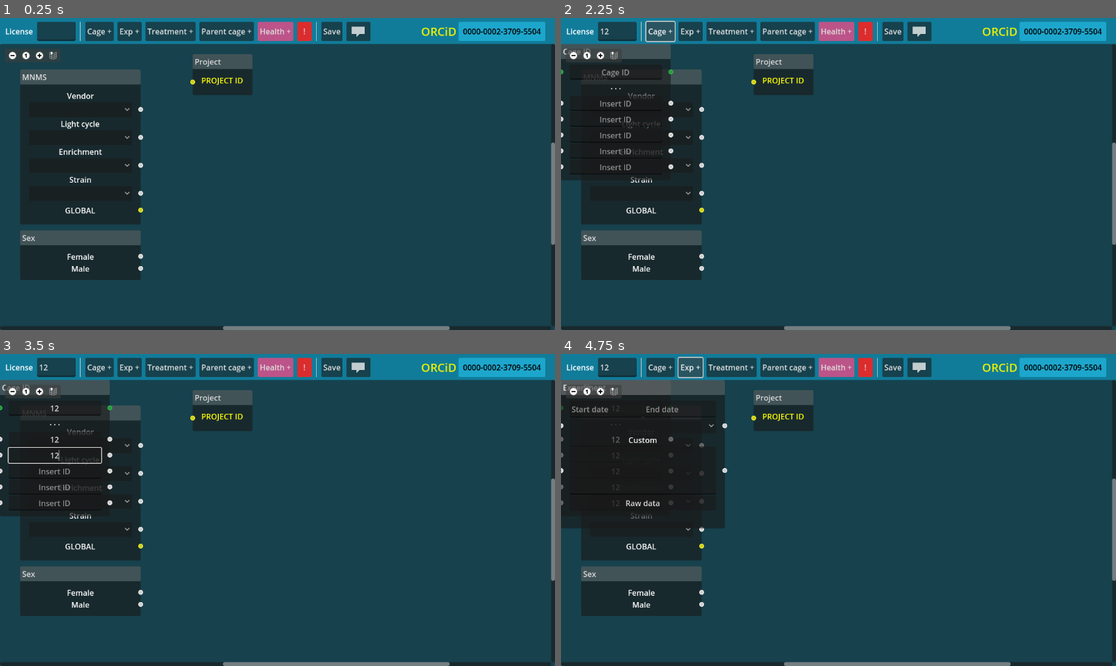
Above: before the commit, frames 1-4 (two rows, left to right).
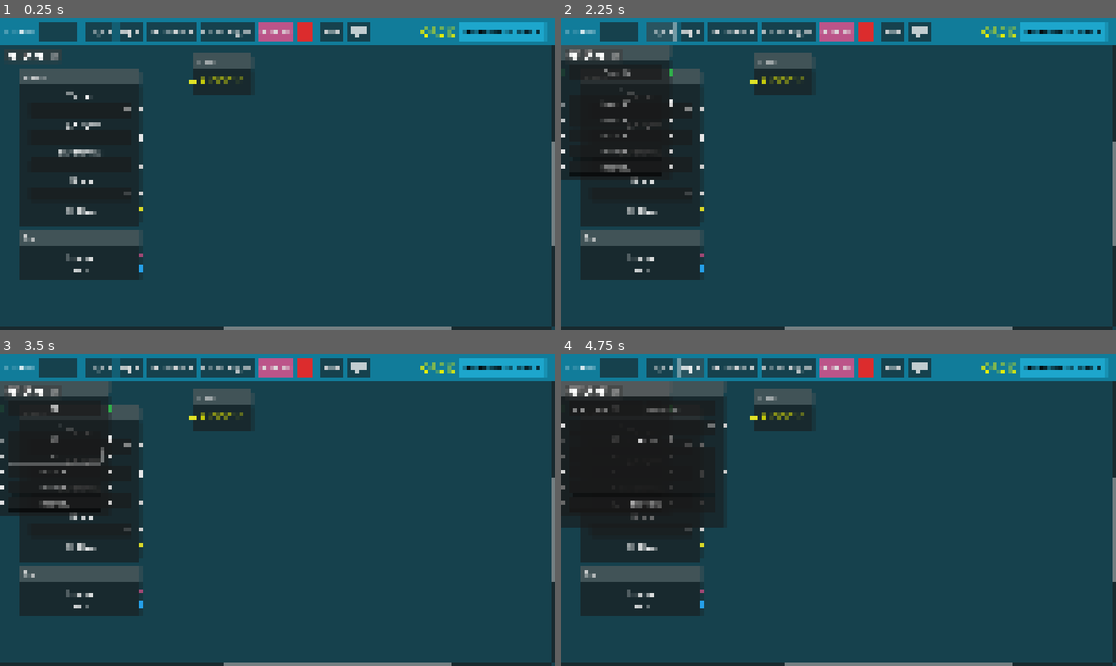
Above: after the commit, the same moments.

Repository: sciple/metadata-app
Game: Godot game, scene res://main.tscn
Two runs of this game, one before a commit and one after it. Both use one fixed random seed, a clock stepped at 60 frames per second and the inputs below.
Inputs (mouse positions are in pixels of both pictures, inside the frame that each line leads up to):
- Up to frame 1 (0.25 s): no input
- Up to frame 2 (2.25 s): click (616, 30) at 0.52 s; type "12" at 0.6 s; click "Save" at 1.25 s; click "Cage +" at 2 s
- Up to frame 3 (3.5 s): click (55, 407) at 2.77 s; type "12" at 2.85 s; click (55, 438) at 3 s; type "12" at 3.08 s; click (55, 453) at 3.23 s; type "12" at 3.32 s
- Up to frame 4 (4.75 s): click (616, 472) at 3.52 s; type "12" at 3.6 s; click (616, 488) at 3.75 s; type "12" at 3.83 s; click (616, 503) at 3.98 s; type "12" at 4.07 s; click "Exp +" at 4.25 s

The runs differ from the first frame. In frame 1, 3.6% of the frame differs, in the area x 0-100%, y 1-100%; in frame 2, 3.9%; in frame 3, 3.9%; in frame 4, 3.7%.

Commit message:
get node names from within node: experimental

Diff:
--- /dev/null
+++ b/cage/cage.gd
@@ -0,0 +1,9 @@
+extends GraphNode
+
+
+# Called when the node enters the scene tree for the first time.
+func _ready():
+	pass # Replace with function body.
+
+func report():
+	print("report!!")
--- a/cage/cage.tscn
+++ b/cage/cage.tscn
@@ -1,4 +1,6 @@
-[gd_scene format=3 uid="uid://bq86cbc0fq3fp"]
+[gd_scene load_steps=2 format=3 uid="uid://bq86cbc0fq3fp"]
+
+[ext_resource type="Script" path="res://cage/cage.gd" id="1_7xcuj"]
 
 [node name="cage" type="GraphNode"]
 offset_right = 228.0
@@ -67,6 +69,7 @@
 slot/6/right_color = Color(1, 1, 1, 1)
 slot/6/right_icon = null
 slot/6/draw_stylebox = true
+script = ExtResource("1_7xcuj")
 
 [node name="LineEdit6" type="LineEdit" parent="."]
 layout_mode = 2
--- a/main.gd
+++ b/main.gd
@@ -12,6 +12,7 @@
 var node_index = 0
 
 func _ready():
+	OS.low_processor_usage_mode = true
 	var time_it = Time.get_datetime_string_from_system ()
 	print(time_it)
 	print(time_it.md5_text())
@@ -50,8 +51,13 @@
 	var connection_list = G.get_connection_list()
 	print(connection_list)
 	for i in range(0, connection_list.size()):
-		var result = G.get_node(NodePath(connection_list[i]['from_node']))
-		print(result)
+		# node obtained form the connection list
+		var from = G.get_node(NodePath(connection_list[i]['from_node']))
+		var to = G.get_node(NodePath(connection_list[i]['to_node']))
+
+		print(from, '>>>', to)
+		#if result.has_method("report"):
+			#result.report()
 		#print(result.get_node("vendor").text)
 
 
--- a/static/sex.tscn
+++ b/static/sex.tscn
@@ -11,7 +11,7 @@
 slot/0/left_icon = null
 slot/0/right_enabled = true
 slot/0/right_type = 0
-slot/0/right_color = Color(1, 1, 1, 1)
+slot/0/right_color = Color(0.737255, 0.329412, 0.537255, 1)
 slot/0/right_icon = null
 slot/0/draw_stylebox = true
 slot/1/left_enabled = false
@@ -20,7 +20,7 @@
 slot/1/left_icon = null
 slot/1/right_enabled = true
 slot/1/right_type = 0
-slot/1/right_color = Color(1, 1, 1, 1)
+slot/1/right_color = Color(0.156863, 0.686275, 1, 1)
 slot/1/right_icon = null
 slot/1/draw_stylebox = true
 
